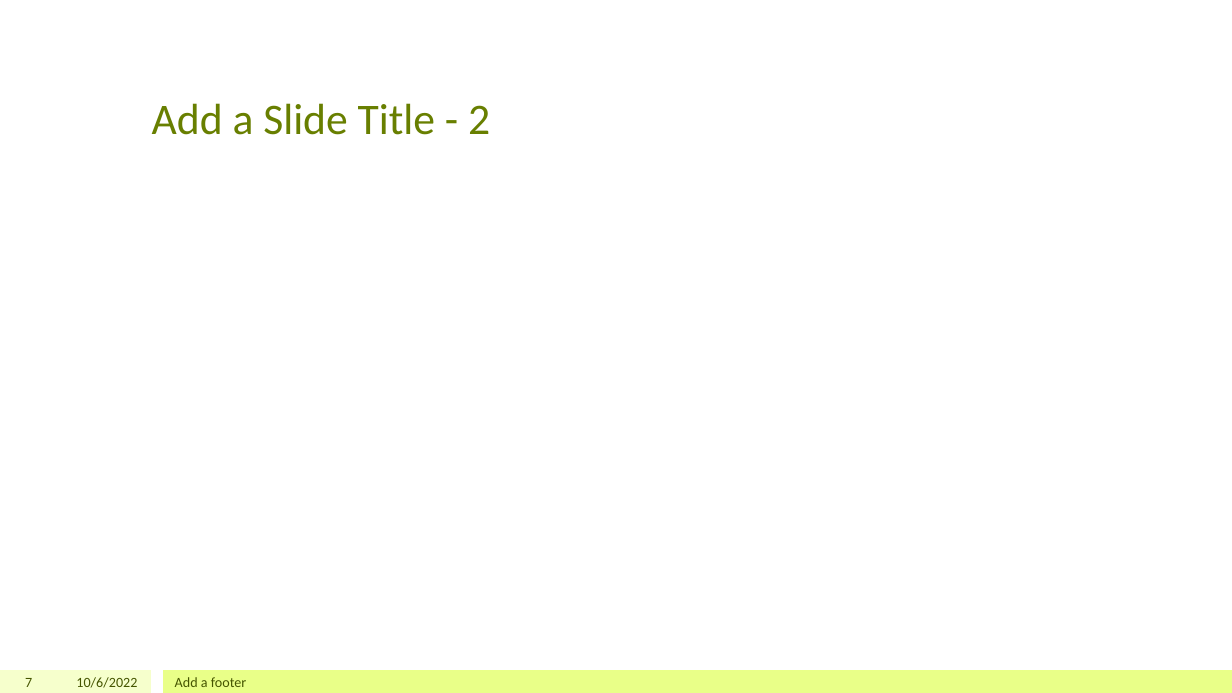
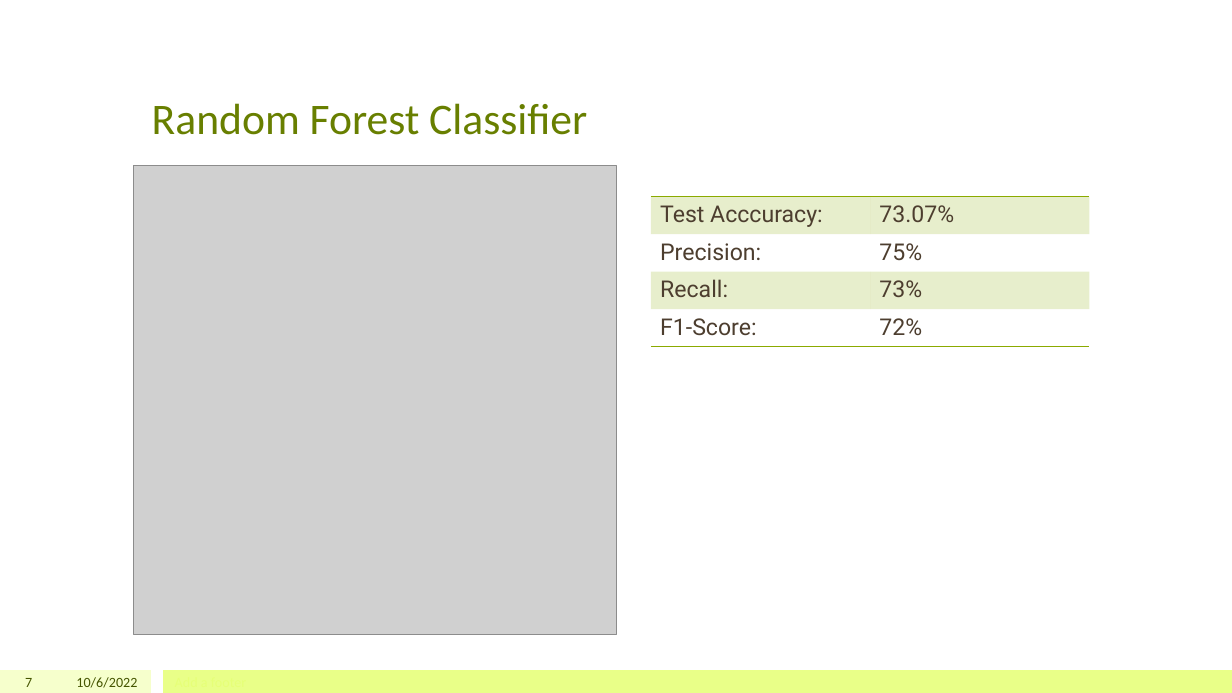
Before and after one commit to jeffreytoller/Project-3, a slide deck: slide 7 of A Data Science Approach to Maintaining Water Sources.pptx. Drawn at 1232x693 pixels with LibreOffice and Linux fonts; fonts in the diff are those of the drawing; grey boxes stand for pictures. Boxes give left, top, right and bottom in pixels: in the first picture for what was removed or moved away, otherwise in the second. Text is boxed around its words. In the diff, an @@ line names an element or a change of style, - is before the commit and + after.

```diff
--- a/A Data Science Approach to Maintaining Water Sources.pptx
+++ b/A Data Science Approach to Maintaining Water Sources.pptx
@@ title at <box>152,103,587,135</box>: text changed @@
-Add a Slide Title - 2
+Random Forest Classifier
@@ picture added at <box>133,165,617,634</box> @@
@@ table added at <box>652,197,1090,347</box>, 4 rows, 2 columns @@
+Test Acccuracy: | 73.07%
+Precision: | 75%
+Recall: | 73%
+F1-Score: | 72%
@@ text removed at <box>175,677,246,687</box> @@
-Add a footer
```
Also in this commit, not shown: 8 other slides changed, 2 slides added, 2 slides removed, 4 other files.
